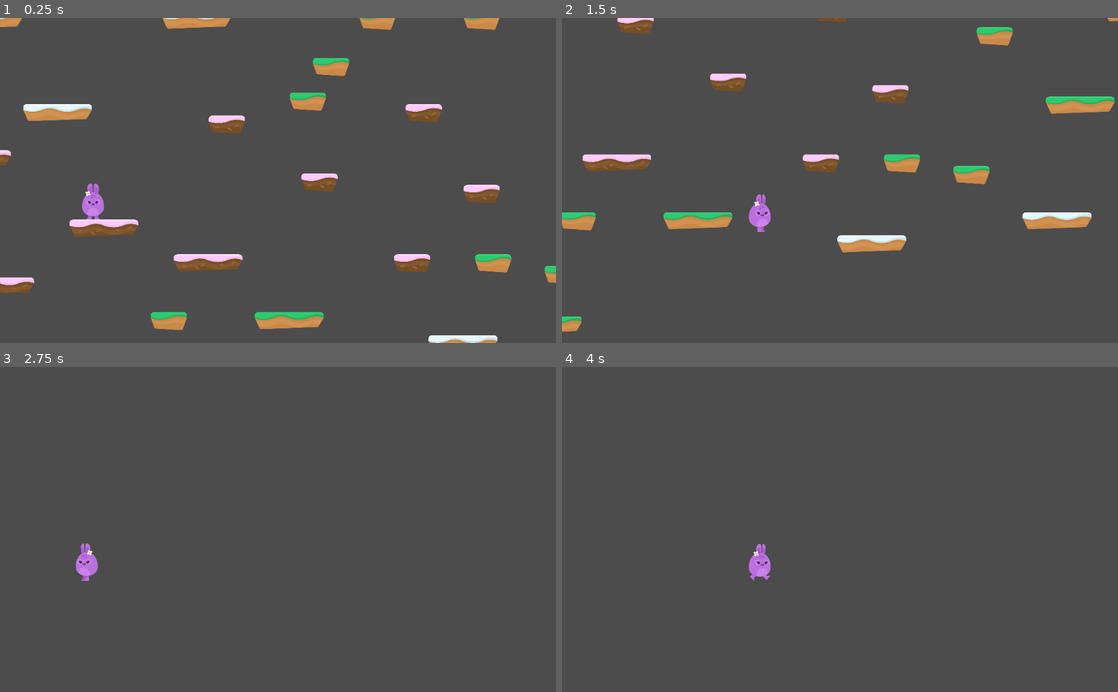
Above: before the commit, frames 1-4 (two rows, left to right).
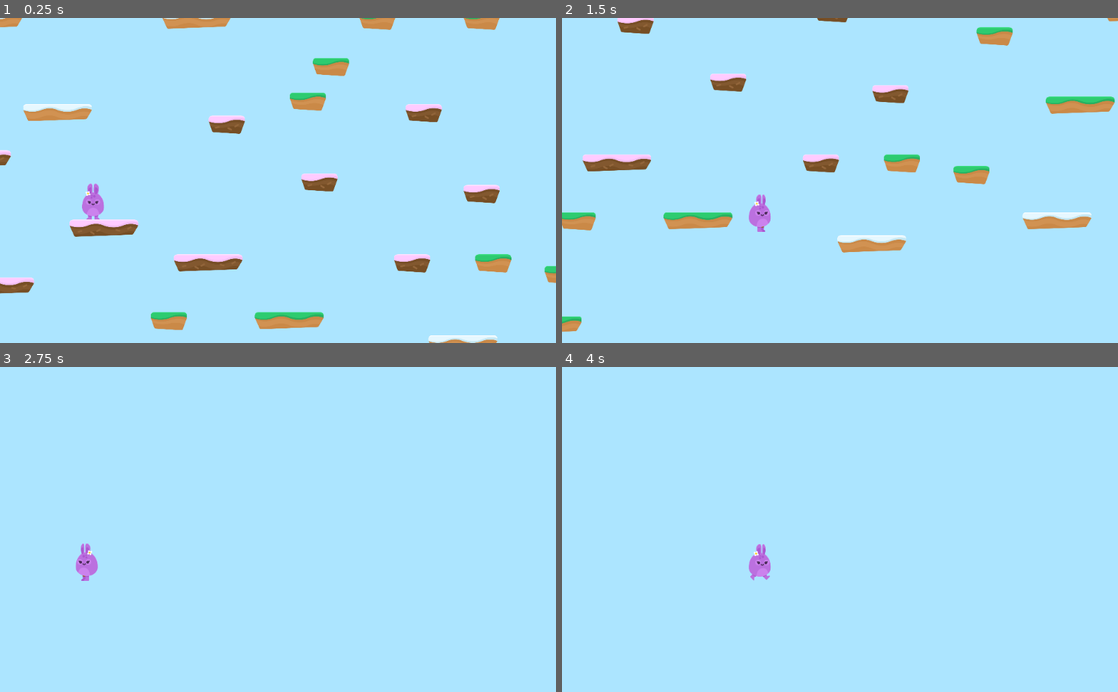
Above: after the commit, the same moments.

Repository: sandoche/Godot-learning-udemy
Game: Godot game, scene res://Levels/Level1.tscn
Two runs of this game, one before a commit and one after it. Both use one fixed random seed, a clock stepped at 60 frames per second and the inputs below.
Inputs:
- Up to frame 1 (0.25 s): no input
- Up to frame 2 (1.5 s): hold D (right) from 0.53 s (still down); tap Z (jump) at 0.77 s
- Up to frame 3 (2.75 s): tap Z (jump) at 1.52 s; release D (right) at 2.03 s; hold Q (left) from 2.03 s (still down)
- Up to frame 4 (4 s): tap Enter at 2.75 s; release Q (left) at 2.78 s; hold D (right) from 2.78 s (still down); tap Z (jump) at 3.02, 3.77 s

The runs differ from the first frame. In frame 1, 93% of the frame differs, in the area x 0-100%, y 0-100%; in frame 2, 94%; in frame 3, 100%; in frame 4, 100%.

Commit message:
:construction: Adding a first layer

Diff:
--- a/HoppyDays/Player/Player.tscn
+++ b/HoppyDays/Player/Player.tscn
@@ -1,7 +1,8 @@
-[gd_scene load_steps=4 format=2]
+[gd_scene load_steps=5 format=2]
 
 [ext_resource path="res://Player/PlayerAnimation.tscn" type="PackedScene" id=1]
 [ext_resource path="res://Player/Player.gd" type="Script" id=2]
+[ext_resource path="res://GFX/Background/bg_layer1.png" type="Texture" id=3]
 
 [sub_resource type="CapsuleShape2D" id=1]
 radius = 61.6981
@@ -29,4 +30,18 @@
 drag_margin_h_enabled = true
 drag_margin_v_enabled = true
 
+[node name="ParallaxBackground" type="ParallaxBackground" parent="Camera2D"]
+scroll_ignore_camera_zoom = true
+
+[node name="ParallaxLayer" type="ParallaxLayer" parent="Camera2D/ParallaxBackground"]
+motion_mirroring = Vector2( 2048, 2048 )
+
+[node name="TextureRect" type="TextureRect" parent="Camera2D/ParallaxBackground/ParallaxLayer"]
+margin_right = 40.0
+margin_bottom = 40.0
+texture = ExtResource( 3 )
+__meta__ = {
+"_edit_use_anchors_": false
+}
+
 [connection signal="animate" from="." to="PlayerAnimation" method="_on_Player_animate"]
